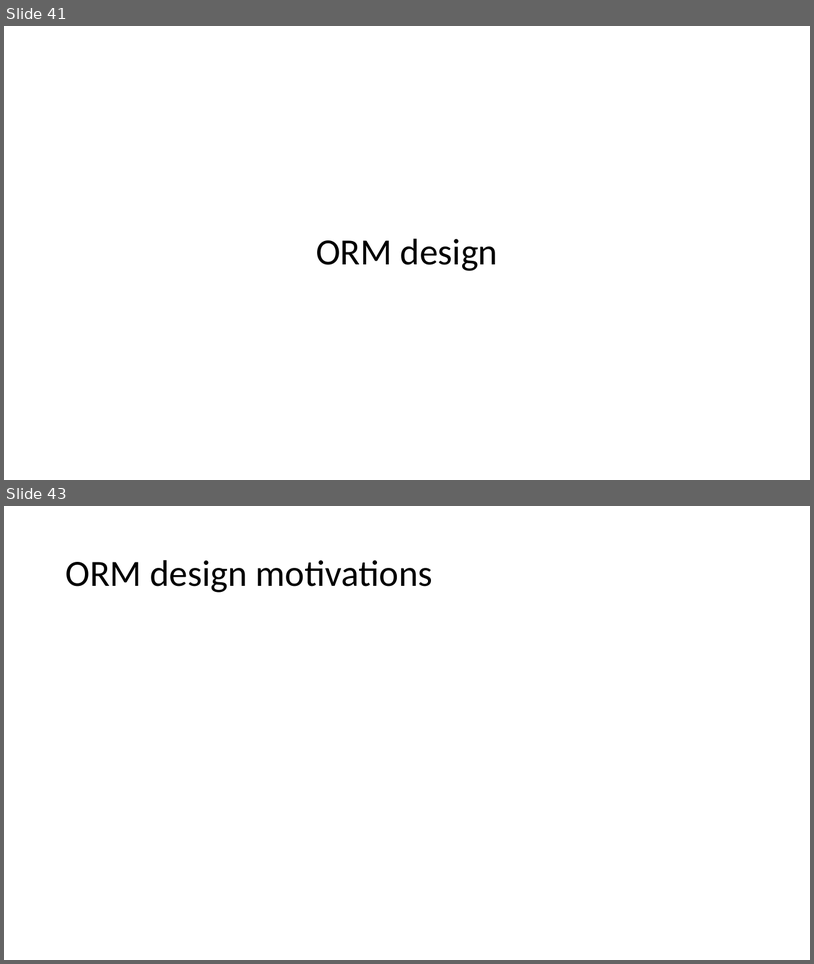
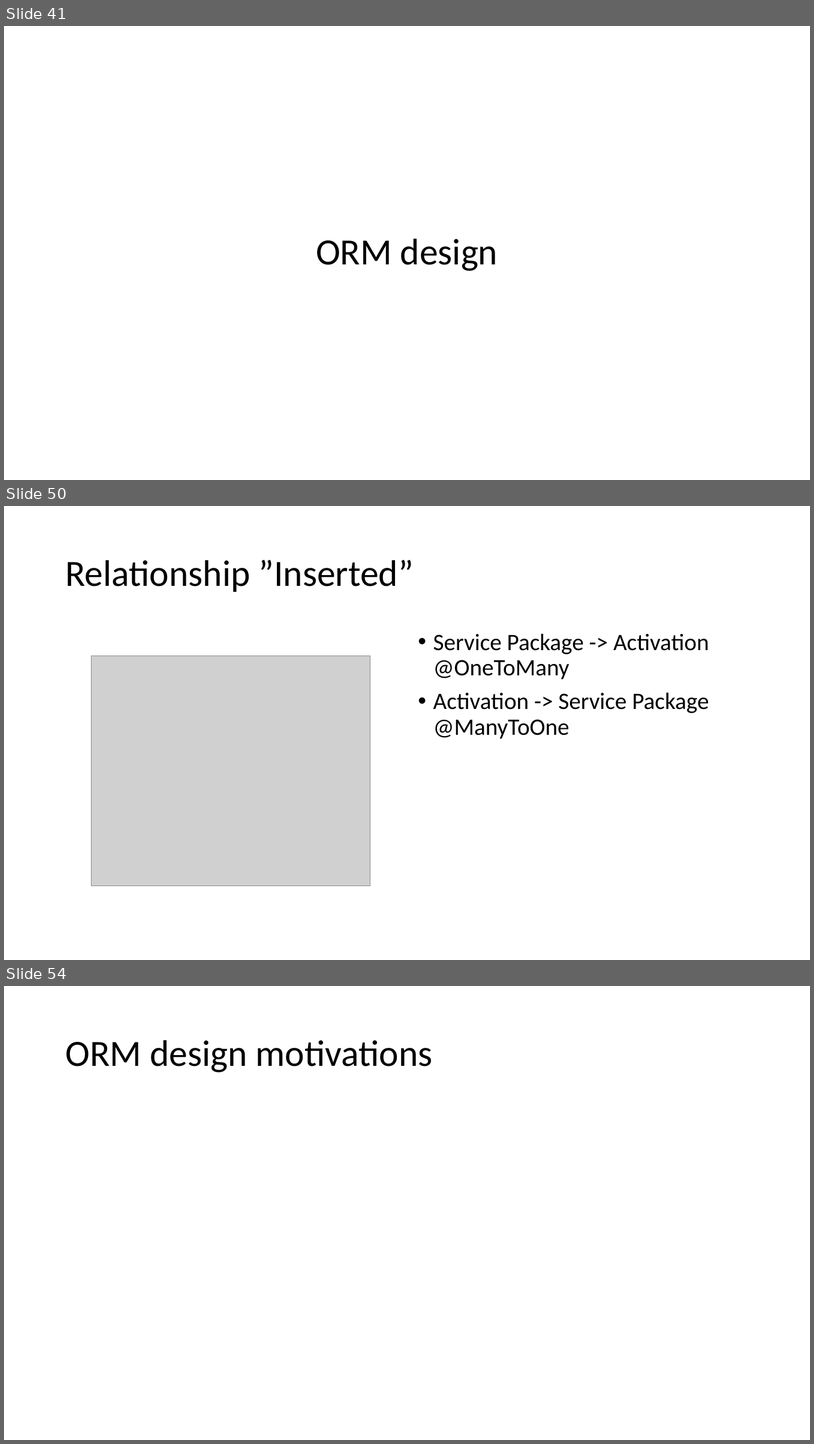
Before and after one commit to matteovisotto/DB2-SirianiVisotto, a slide deck: Documentation.pptx. Shown one above the other, each under a label of ours: slides 41 and 43 before the commit, slides 41, 50 and 54 after it; the slides between them are not shown. The pictures are 814x964 and 814x1444 pixels, drawn with LibreOffice and Linux fonts; fonts in the diff are those of the drawing; grey boxes stand for pictures. Boxes give left, top, right and bottom in pixels: in the first picture for what was removed or moved away, otherwise in the second. Text is boxed around its words. In the diff, an @@ line names an element or a change of style, - is before the commit and + after.

```diff
--- a/Documentation.pptx
+++ b/Documentation.pptx
@@ slide 50 added at bbox=[4, 506, 810, 960], background #FFFFFF @@
@@ title added at bbox=[65, 559, 413, 592], 44 pt, text #000000 @@
+Relationship ”Inserted”
@@ text added at bbox=[434, 633, 710, 739], 28 pt, text #000000 @@
+• Service Package -> Activation @OneToMany
+• Activation -> Service Package @ManyToOne
@@ picture added at bbox=[91, 655, 370, 885] @@
@@ what was slide 43 is now slide 54 @@
```
Also in this commit, not shown: 4 slides changed, 16 other slides added, 1 slide removed, 2 other files.
